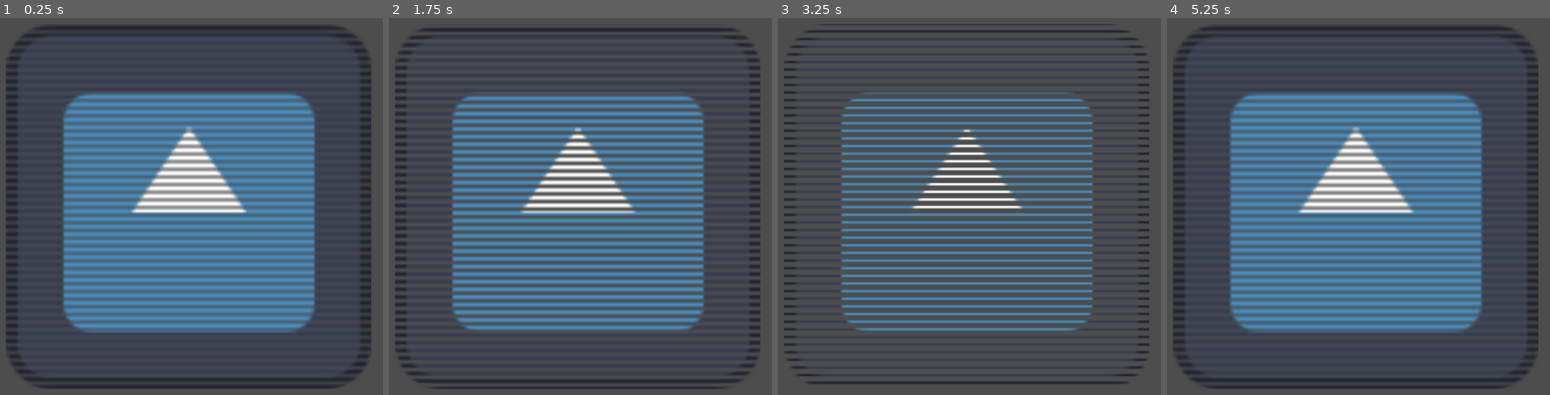
Above: before the commit, frames 1-4 (left to right).
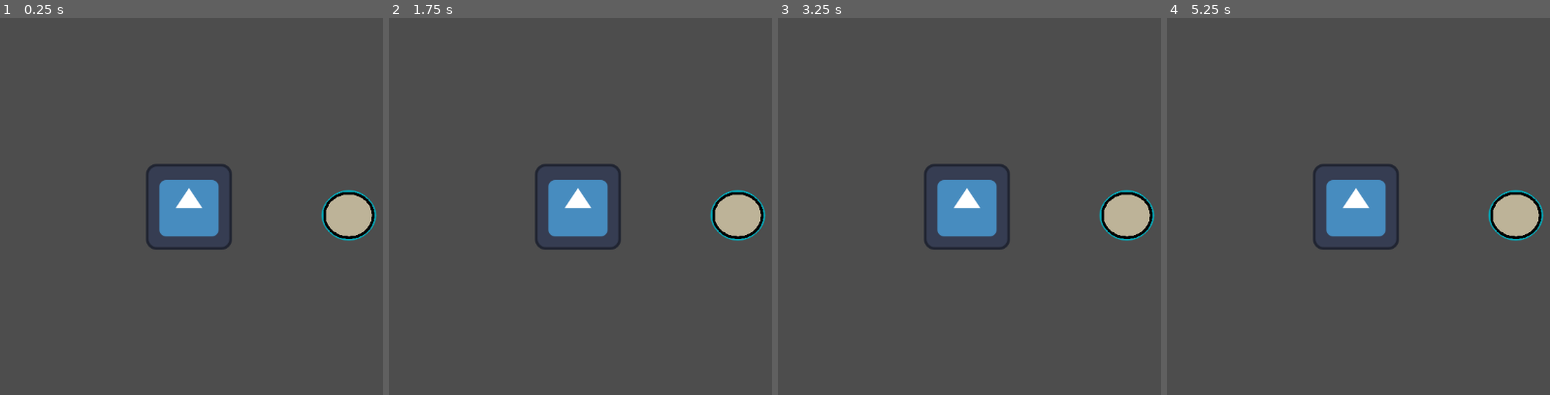
Above: after the commit, the same moments.

Repository: shafayatb/ShaderPlayground
Game: Godot game, scene res://shader_test.tscn
The game is run twice, just before and just after one commit, with the same random seed, the same clock (stepped at 60 frames per second) and the same inputs. The engine's default icon, where the game draws it, is replaced by a stand-in: a white triangle on a blue panel in a dark square.
Inputs:
- Up to frame 1 (0.25 s): no input
- Up to frame 2 (1.75 s): tap Enter (ui_accept) at 0.5, 0.77, 1.52 s
- Up to frame 3 (3.25 s): tap Enter (ui_accept) at 3.02 s
- Up to frame 4 (5.25 s): tap Enter (ui_accept) at 3.77, 4.52 s

The runs differ from the first frame. In frame 1, 49% of the frame differs, in the area x 1-99%, y 2-99%; in frame 2, 36%; in frame 3, 23%; in frame 4, 49%.
Error in both runs: Attempt to call function 'set_shader_parameter' in base 'null instance' on a null instance. (res://blacknwhite.gd:16)

Commit message:
Simple outline shader

Diff:
--- a/shader_test.tscn
+++ b/shader_test.tscn
@@ -1,14 +1,12 @@
 [gd_scene load_steps=8 format=3 uid="uid://dc5jevqicwk71"]
 
-[ext_resource type="Shader" uid="uid://c3kmhatf4d7tv" path="res://visual_shaders/scanline_shader.tres" id="1_qdfbv"]
 [ext_resource type="Texture2D" uid="uid://nkserftbik4g" path="res://icon.svg" id="1_v4mft"]
 [ext_resource type="Material" uid="uid://csqy25exr08j8" path="res://code_shaders/ripple_reflection.tres" id="2_p4bue"]
 [ext_resource type="Texture2D" uid="uid://ds4qwmwce4pmc" path="res://blacknwhite.png" id="3_gibmb"]
 [ext_resource type="Script" uid="uid://c83n0ckcoy77w" path="res://ripple_tool.gd" id="3_qdfbv"]
 [ext_resource type="Script" uid="uid://bjgokpep0bj8x" path="res://blacknwhite.gd" id="5_0mdu4"]
-
-[sub_resource type="ShaderMaterial" id="ShaderMaterial_4sh6q"]
-shader = ExtResource("1_qdfbv")
+[ext_resource type="Material" uid="uid://deyhyqx3flh4b" path="res://visual_shaders/simple_outline_shader.tres" id="6_4sh6q"]
+[ext_resource type="Texture2D" uid="uid://eck5ouwvjsbi" path="res://assets/head.png" id="7_1mq4w"]
 
 [node name="ShaderTest" type="Node2D"]
 
@@ -24,9 +22,7 @@
 mouse_filter = 2
 
 [node name="Icon2" type="Sprite2D" parent="."]
-material = SubResource("ShaderMaterial_4sh6q")
 position = Vector2(542, 313)
-scale = Vector2(4.24219, 4.24219)
 texture = ExtResource("1_v4mft")
 
 [node name="Icon" type="Sprite2D" parent="."]
@@ -42,3 +38,8 @@
 position = Vector2(607, 308)
 texture = ExtResource("3_gibmb")
 script = ExtResource("5_0mdu4")
+
+[node name="Head" type="Sprite2D" parent="."]
+material = ExtResource("6_4sh6q")
+position = Vector2(780, 326)
+texture = ExtResource("7_1mq4w")
--- /dev/null
+++ b/visual_shaders/scaline_effect_shader.tres
@@ -0,0 +1,6 @@
+[gd_resource type="ShaderMaterial" load_steps=2 format=3 uid="uid://dmq3sdjxnwcpc"]
+
+[ext_resource type="Shader" uid="uid://c3kmhatf4d7tv" path="res://visual_shaders/scanline_shader.tres" id="1_0fca8"]
+
+[resource]
+shader = ExtResource("1_0fca8")
--- /dev/null
+++ b/visual_shaders/simple_outline.tres
@@ -0,0 +1,374 @@
+[gd_resource type="VisualShader" load_steps=36 format=3 uid="uid://cmiotnigjfgy"]
+
+[sub_resource type="VisualShaderNodeTexture" id="VisualShaderNodeTexture_r3agu"]
+expanded_output_ports = [0]
+source = 5
+
+[sub_resource type="VisualShaderNodeVectorCompose" id="VisualShaderNodeVectorCompose_hyc34"]
+default_input_values = [0, 0.0, 1, 1.0, 2, 0.0]
+op_type = 0
+
+[sub_resource type="VisualShaderNodeVectorOp" id="VisualShaderNodeVectorOp_r7b2s"]
+default_input_values = [0, Vector2(0, 0), 1, Vector2(0, 0)]
+op_type = 0
+operator = 2
+
+[sub_resource type="VisualShaderNodeInput" id="VisualShaderNodeInput_wke70"]
+input_name = "texture"
+
+[sub_resource type="VisualShaderNodeVectorOp" id="VisualShaderNodeVectorOp_jpesy"]
+default_input_values = [0, Vector2(0, 0), 1, Vector2(0, 0)]
+op_type = 0
+operator = 1
+
+[sub_resource type="VisualShaderNodeTexture" id="VisualShaderNodeTexture_wrd6n"]
+expanded_output_ports = [0]
+source = 5
+
+[sub_resource type="VisualShaderNodeInput" id="VisualShaderNodeInput_pjqsw"]
+input_name = "uv"
+
+[sub_resource type="VisualShaderNodeVectorCompose" id="VisualShaderNodeVectorCompose_tpsec"]
+default_input_values = [0, -1.0, 1, 0.0, 2, 0.0]
+op_type = 0
+
+[sub_resource type="VisualShaderNodeVectorOp" id="VisualShaderNodeVectorOp_qwyfj"]
+default_input_values = [0, Vector2(0, 0), 1, Vector2(0, 0)]
+op_type = 0
+operator = 2
+
+[sub_resource type="VisualShaderNodeInput" id="VisualShaderNodeInput_v0qv8"]
+input_name = "texture"
+
+[sub_resource type="VisualShaderNodeFloatParameter" id="VisualShaderNodeFloatParameter_v0nn3"]
+parameter_name = "Widh"
+
+[sub_resource type="VisualShaderNodeVectorOp" id="VisualShaderNodeVectorOp_ivgnd"]
+default_input_values = [0, Vector2(0, 0), 1, Vector2(0, 0)]
+op_type = 0
+operator = 1
+
+[sub_resource type="VisualShaderNodeTexture" id="VisualShaderNodeTexture_pcvvv"]
+expanded_output_ports = [0]
+source = 5
+
+[sub_resource type="VisualShaderNodeInput" id="VisualShaderNodeInput_hcoii"]
+input_name = "uv"
+
+[sub_resource type="VisualShaderNodeVectorCompose" id="VisualShaderNodeVectorCompose_g1c27"]
+default_input_values = [0, 0.0, 1, -1.0, 2, 0.0]
+op_type = 0
+
+[sub_resource type="VisualShaderNodeVectorOp" id="VisualShaderNodeVectorOp_08bun"]
+default_input_values = [0, Vector2(0, 0), 1, Vector2(0, 0)]
+op_type = 0
+operator = 2
+
+[sub_resource type="VisualShaderNodeInput" id="VisualShaderNodeInput_0dcx4"]
+input_name = "texture"
+
+[sub_resource type="VisualShaderNodeVectorOp" id="VisualShaderNodeVectorOp_vasly"]
+default_input_values = [0, Vector2(0, 0), 1, Vector2(0, 0)]
+op_type = 0
+operator = 1
+
+[sub_resource type="VisualShaderNodeTexture" id="VisualShaderNodeTexture_o20i1"]
+expanded_output_ports = [0]
+source = 5
+
+[sub_resource type="VisualShaderNodeInput" id="VisualShaderNodeInput_gn3f3"]
+input_name = "uv"
+
+[sub_resource type="VisualShaderNodeFloatOp" id="VisualShaderNodeFloatOp_v6i72"]
+
+[sub_resource type="VisualShaderNodeInput" id="VisualShaderNodeInput_b2k6b"]
+input_name = "texture_pixel_size"
+
+[sub_resource type="VisualShaderNodeFloatOp" id="VisualShaderNodeFloatOp_ttus5"]
+
+[sub_resource type="VisualShaderNodeFloatOp" id="VisualShaderNodeFloatOp_2sii3"]
+
+[sub_resource type="VisualShaderNodeFloatOp" id="VisualShaderNodeFloatOp_chm6t"]
+
+[sub_resource type="VisualShaderNodeInput" id="VisualShaderNodeInput_j487s"]
+input_name = "texture"
+
+[sub_resource type="VisualShaderNodeTexture" id="VisualShaderNodeTexture_x14um"]
+expanded_output_ports = [0]
+source = 5
+
+[sub_resource type="VisualShaderNodeColorParameter" id="VisualShaderNodeColorParameter_irwxw"]
+parameter_name = "OutlineColor"
+
+[sub_resource type="VisualShaderNodeIf" id="VisualShaderNodeIf_g5fhg"]
+
+[sub_resource type="VisualShaderNodeVectorOp" id="VisualShaderNodeVectorOp_j1dpp"]
+default_input_values = [0, Vector2(0, 0), 1, Vector2(0, 0)]
+op_type = 0
+operator = 2
+
+[sub_resource type="VisualShaderNodeVectorCompose" id="VisualShaderNodeVectorCompose_6n1lu"]
+default_input_values = [0, 1.0, 1, 0.0, 2, 0.0]
+op_type = 0
+
+[sub_resource type="VisualShaderNodeInput" id="VisualShaderNodeInput_bigpo"]
+input_name = "uv"
+
+[sub_resource type="VisualShaderNodeVectorOp" id="VisualShaderNodeVectorOp_jtsmw"]
+default_input_values = [0, Vector2(0, 0), 1, Vector2(0, 0)]
+op_type = 0
+operator = 2
+
+[sub_resource type="VisualShaderNodeVectorOp" id="VisualShaderNodeVectorOp_old3k"]
+default_input_values = [0, Vector2(0, 0), 1, Vector2(0, 0)]
+op_type = 0
+operator = 1
+
+[sub_resource type="VisualShaderNodeInput" id="VisualShaderNodeInput_4iair"]
+input_name = "texture"
+
+[resource]
+code = "shader_type canvas_item;
+render_mode blend_mix;
+
+uniform vec4 OutlineColor : source_color;
+uniform float Widh;
+
+
+
+void fragment() {
+	vec4 n_out34p0;
+// Texture2D:34
+	n_out34p0 = texture(TEXTURE, UV);
+	float n_out34p4 = n_out34p0.a;
+
+
+// ColorParameter:35
+	vec4 n_out35p0 = OutlineColor;
+
+
+	vec3 n_out36p0;
+// If:36
+	float n_in36p1 = 0.00000;
+	float n_in36p2 = 0.00001;
+	vec3 n_in36p5 = vec3(0.00000, 0.00000, 0.00000);
+	if(abs(n_out34p4 - n_in36p1) < n_in36p2)
+	{
+		n_out36p0 = vec3(n_out35p0.xyz);
+	}
+	else if(n_out34p4 < n_in36p1)
+	{
+		n_out36p0 = n_in36p5;
+	}
+	else
+	{
+		n_out36p0 = vec3(n_out34p0.xyz);
+	}
+
+
+// Input:6
+	vec2 n_out6p0 = UV;
+
+
+// VectorCompose:5
+	float n_in5p0 = 1.00000;
+	float n_in5p1 = 0.00000;
+	vec2 n_out5p0 = vec2(n_in5p0, n_in5p1);
+
+
+// FloatParameter:2
+	float n_out2p0 = Widh;
+
+
+// Input:3
+	vec2 n_out3p0 = TEXTURE_PIXEL_SIZE;
+
+
+// VectorOp:4
+	vec2 n_out4p0 = vec2(n_out2p0) * n_out3p0;
+
+
+// VectorOp:7
+	vec2 n_out7p0 = n_out5p0 * n_out4p0;
+
+
+// VectorOp:8
+	vec2 n_out8p0 = n_out6p0 - n_out7p0;
+
+
+	vec4 n_out10p0;
+// Texture2D:10
+	n_out10p0 = texture(TEXTURE, n_out8p0);
+	float n_out10p4 = n_out10p0.a;
+
+
+// Input:16
+	vec2 n_out16p0 = UV;
+
+
+// VectorCompose:11
+	float n_in11p0 = 0.00000;
+	float n_in11p1 = 1.00000;
+	vec2 n_out11p0 = vec2(n_in11p0, n_in11p1);
+
+
+// VectorOp:12
+	vec2 n_out12p0 = n_out11p0 * n_out4p0;
+
+
+// VectorOp:14
+	vec2 n_out14p0 = n_out16p0 - n_out12p0;
+
+
+	vec4 n_out15p0;
+// Texture2D:15
+	n_out15p0 = texture(TEXTURE, n_out14p0);
+	float n_out15p4 = n_out15p0.a;
+
+
+// FloatOp:29
+	float n_out29p0 = n_out10p4 + n_out15p4;
+
+
+// Input:22
+	vec2 n_out22p0 = UV;
+
+
+// VectorCompose:17
+	float n_in17p0 = -1.00000;
+	float n_in17p1 = 0.00000;
+	vec2 n_out17p0 = vec2(n_in17p0, n_in17p1);
+
+
+// VectorOp:18
+	vec2 n_out18p0 = n_out17p0 * n_out4p0;
+
+
+// VectorOp:20
+	vec2 n_out20p0 = n_out22p0 - n_out18p0;
+
+
+	vec4 n_out21p0;
+// Texture2D:21
+	n_out21p0 = texture(TEXTURE, n_out20p0);
+	float n_out21p4 = n_out21p0.a;
+
+
+// FloatOp:30
+	float n_out30p0 = n_out29p0 + n_out21p4;
+
+
+// Input:28
+	vec2 n_out28p0 = UV;
+
+
+// VectorCompose:23
+	float n_in23p0 = 0.00000;
+	float n_in23p1 = -1.00000;
+	vec2 n_out23p0 = vec2(n_in23p0, n_in23p1);
+
+
+// VectorOp:24
+	vec2 n_out24p0 = n_out23p0 * n_out4p0;
+
+
+// VectorOp:26
+	vec2 n_out26p0 = n_out28p0 - n_out24p0;
+
+
+	vec4 n_out27p0;
+// Texture2D:27
+	n_out27p0 = texture(TEXTURE, n_out26p0);
+	float n_out27p4 = n_out27p0.a;
+
+
+// FloatOp:31
+	float n_out31p0 = n_out30p0 + n_out27p4;
+
+
+// FloatOp:32
+	float n_out32p0 = n_out31p0 + n_out34p4;
+
+
+// Output:0
+	COLOR.rgb = n_out36p0;
+	COLOR.a = n_out32p0;
+
+
+}
+"
+graph_offset = Vector2(-851.942, -510.078)
+mode = 1
+flags/light_only = false
+nodes/fragment/0/position = Vector2(3160, 820)
+nodes/fragment/2/node = SubResource("VisualShaderNodeFloatParameter_v0nn3")
+nodes/fragment/2/position = Vector2(-4202.4, 335.716)
+nodes/fragment/3/node = SubResource("VisualShaderNodeInput_b2k6b")
+nodes/fragment/3/position = Vector2(-4280, 900)
+nodes/fragment/4/node = SubResource("VisualShaderNodeVectorOp_j1dpp")
+nodes/fragment/4/position = Vector2(-3302.16, 511.672)
+nodes/fragment/5/node = SubResource("VisualShaderNodeVectorCompose_6n1lu")
+nodes/fragment/5/position = Vector2(-2820, -1160)
+nodes/fragment/6/node = SubResource("VisualShaderNodeInput_bigpo")
+nodes/fragment/6/position = Vector2(-2100, -1420)
+nodes/fragment/7/node = SubResource("VisualShaderNodeVectorOp_jtsmw")
+nodes/fragment/7/position = Vector2(-2020, -900)
+nodes/fragment/8/node = SubResource("VisualShaderNodeVectorOp_old3k")
+nodes/fragment/8/position = Vector2(-1220, -1180)
+nodes/fragment/9/node = SubResource("VisualShaderNodeInput_4iair")
+nodes/fragment/9/position = Vector2(-1200, -700)
+nodes/fragment/10/node = SubResource("VisualShaderNodeTexture_r3agu")
+nodes/fragment/10/position = Vector2(-480, -1140)
+nodes/fragment/11/node = SubResource("VisualShaderNodeVectorCompose_hyc34")
+nodes/fragment/11/position = Vector2(-2520, 440)
+nodes/fragment/12/node = SubResource("VisualShaderNodeVectorOp_r7b2s")
+nodes/fragment/12/position = Vector2(-1720, 700)
+nodes/fragment/13/node = SubResource("VisualShaderNodeInput_wke70")
+nodes/fragment/13/position = Vector2(-900, 900)
+nodes/fragment/14/node = SubResource("VisualShaderNodeVectorOp_jpesy")
+nodes/fragment/14/position = Vector2(-920, 420)
+nodes/fragment/15/node = SubResource("VisualShaderNodeTexture_wrd6n")
+nodes/fragment/15/position = Vector2(-300, -120)
+nodes/fragment/16/node = SubResource("VisualShaderNodeInput_pjqsw")
+nodes/fragment/16/position = Vector2(-1800, 180)
+nodes/fragment/17/node = SubResource("VisualShaderNodeVectorCompose_tpsec")
+nodes/fragment/17/position = Vector2(-2982.69, 1595.66)
+nodes/fragment/18/node = SubResource("VisualShaderNodeVectorOp_qwyfj")
+nodes/fragment/18/position = Vector2(-2182.69, 1855.66)
+nodes/fragment/19/node = SubResource("VisualShaderNodeInput_v0qv8")
+nodes/fragment/19/position = Vector2(-1362.69, 2055.66)
+nodes/fragment/20/node = SubResource("VisualShaderNodeVectorOp_ivgnd")
+nodes/fragment/20/position = Vector2(-1382.69, 1575.66)
+nodes/fragment/21/node = SubResource("VisualShaderNodeTexture_pcvvv")
+nodes/fragment/21/position = Vector2(-580, 1240)
+nodes/fragment/22/node = SubResource("VisualShaderNodeInput_hcoii")
+nodes/fragment/22/position = Vector2(-2262.69, 1335.66)
+nodes/fragment/23/node = SubResource("VisualShaderNodeVectorCompose_g1c27")
+nodes/fragment/23/position = Vector2(-3284.19, 2581.83)
+nodes/fragment/24/node = SubResource("VisualShaderNodeVectorOp_08bun")
+nodes/fragment/24/position = Vector2(-2484.19, 2841.83)
+nodes/fragment/25/node = SubResource("VisualShaderNodeInput_0dcx4")
+nodes/fragment/25/position = Vector2(-1664.19, 3041.83)
+nodes/fragment/26/node = SubResource("VisualShaderNodeVectorOp_vasly")
+nodes/fragment/26/position = Vector2(-1684.19, 2561.83)
+nodes/fragment/27/node = SubResource("VisualShaderNodeTexture_o20i1")
+nodes/fragment/27/position = Vector2(-480, 2040)
+nodes/fragment/28/node = SubResource("VisualShaderNodeInput_gn3f3")
+nodes/fragment/28/position = Vector2(-2564.19, 2321.83)
+nodes/fragment/29/node = SubResource("VisualShaderNodeFloatOp_v6i72")
+nodes/fragment/29/position = Vector2(500, -500)
+nodes/fragment/30/node = SubResource("VisualShaderNodeFloatOp_ttus5")
+nodes/fragment/30/position = Vector2(1020, 360)
+nodes/fragment/31/node = SubResource("VisualShaderNodeFloatOp_2sii3")
+nodes/fragment/31/position = Vector2(1620, 820)
+nodes/fragment/32/node = SubResource("VisualShaderNodeFloatOp_chm6t")
+nodes/fragment/32/position = Vector2(2320, 840)
+nodes/fragment/33/node = SubResource("VisualShaderNodeInput_j487s")
+nodes/fragment/33/position = Vector2(900, 1780)
+nodes/fragment/34/node = SubResource("VisualShaderNodeTexture_x14um")
+nodes/fragment/34/position = Vector2(1600, 1400)
+nodes/fragment/35/node = SubResource("VisualShaderNodeColorParameter_irwxw")
+nodes/fragment/35/position = Vector2(1980, 2000)
+nodes/fragment/36/node = SubResource("VisualShaderNodeIf_g5fhg")
+nodes/fragment/36/position = Vector2(2600, 1380)
+nodes/fragment/connections = PackedInt32Array(2, 0, 4, 0, 3, 0, 4, 1, 5, 0, 7, 0, 4, 0, 7, 1, 6, 0, 8, 0, 7, 0, 8, 1, 9, 0, 10, 2, 8, 0, 10, 0, 11, 0, 12, 0, 16, 0, 14, 0, 12, 0, 14, 1, 13, 0, 15, 2, 14, 0, 15, 0, 17, 0, 18, 0, 22, 0, 20, 0, 18, 0, 20, 1, 19, 0, 21, 2, 20, 0, 21, 0, 23, 0, 24, 0, 28, 0, 26, 0, 24, 0, 26, 1, 25, 0, 27, 2, 26, 0, 27, 0, 4, 0, 12, 1, 4, 0, 18, 1, 4, 0, 24, 1, 10, 4, 29, 0, 15, 4, 29, 1, 29, 0, 30, 0, 21, 4, 30, 1, 30, 0, 31, 0, 27, 4, 31, 1, 31, 0, 32, 0, 33, 0, 34, 2, 34, 4, 32, 1, 32, 0, 0, 1, 34, 4, 36, 0, 34, 0, 36, 4, 35, 0, 36, 3, 36, 0, 0, 0)
--- /dev/null
+++ b/visual_shaders/simple_outline_shader.tres
@@ -0,0 +1,8 @@
+[gd_resource type="ShaderMaterial" load_steps=2 format=3 uid="uid://deyhyqx3flh4b"]
+
+[ext_resource type="Shader" uid="uid://cmiotnigjfgy" path="res://visual_shaders/simple_outline.tres" id="1_cqvns"]
+
+[resource]
+shader = ExtResource("1_cqvns")
+shader_parameter/OutlineColor = Color(0, 0.694118, 0.760784, 1)
+shader_parameter/Widh = 3.0
Binary file added: assets/head.png
Not shown, added: assets/head.png.import
